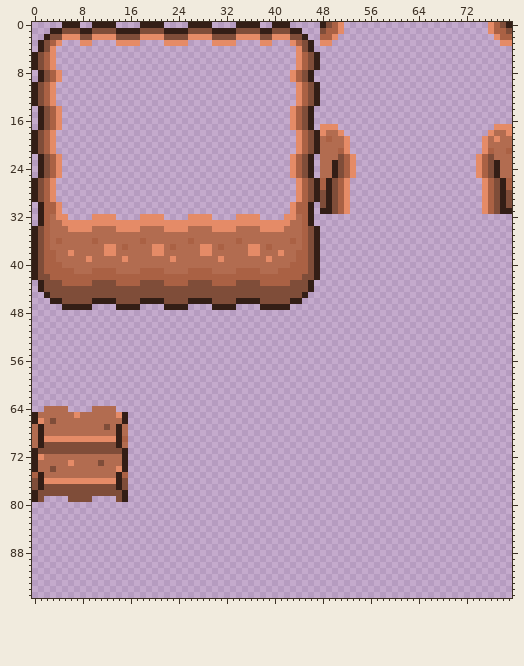
File history of a sprite sheet, rsrc/mountains/MountainBrown.png. Above is the file before it was changed.
The file is 80x96 pixels.
After the commit:
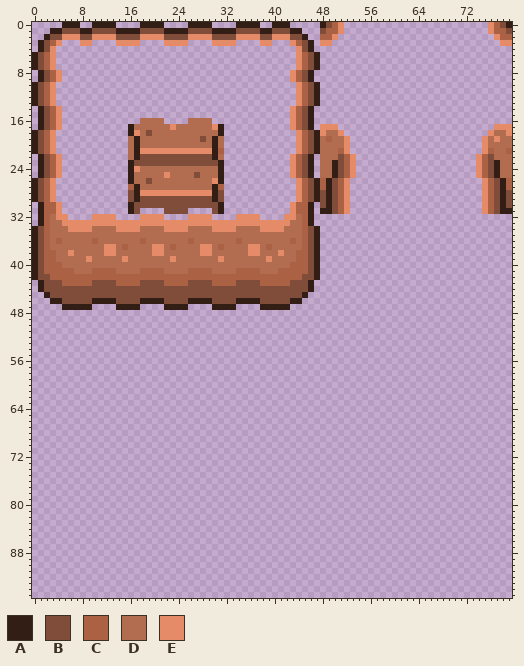
Palette (. is transparent): A #331e16  B #7f4d39  C #aa6144  D #b26c50  E #e58b67
The exact change:
@@ x 14..33 @@
 15 ....................
-16 ....................
-17 ....................
-18 ....................
-19 ....................
-20 ....................
-21 ....................
-22 ....................
-23 ....................
-24 ....................
-25 ....................
-26 ....................
-27 ....................
-28 ....................
-29 ....................
-30 ....................
-31 ....................
+16 ....DDDD....DDDD....
+17 ..ADDDDDDEDDDDDDEA..
+18 ..AEDBDDDDDDDDDDDA..
+19 ..DADDDDDDDDDDBDAD..
+20 ..DADDDDDDDDDDDDAD..
+21 ..DAEEEEEEEEEEEEAC..
+22 ..DABBBBBBBBBBBBAD..
+23 ..ABBBBBBBBBBBBBBA..
+24 ..AEDDDDDDDDDDDDDA..
+25 ..ADDDDDEDDDDBDDDA..
+26 ..ADDBDDDDDDDDDDEA..
+27 ..CADDDDDDDDDDDDAC..
+28 ..BAEEEEEEEEEEEEAB..
+29 ..BABBBBBBBBBBBBAB..
+30 ..ABBBBBBBBBBBBBBA..
+31 ..AB....BBBB....BA..
 32 ....EEEE....EEEE....
@@ x 0..17 @@
 63 ..................
-64 ..DDDD....DDDD....
-65 ADDDDDDEDDDDDDEA..
-66 AEDBDDDDDDDDDDDA..
-67 DADDDDDDDDDDBDAD..
-68 DADDDDDDDDDDDDAD..
-69 DAEEEEEEEEEEEEAC..
-70 DABBBBBBBBBBBBAD..
-71 ABBBBBBBBBBBBBBA..
-72 AEDDDDDDDDDDDDDA..
-73 ADDDDDEDDDDBDDDA..
-74 ADDBDDDDDDDDDDEA..
-75 CADDDDDDDDDDDDAC..
-76 BAEEEEEEEEEEEEAB..
-77 BABBBBBBBBBBBBAB..
-78 ABBBBBBBBBBBBBBA..
-79 AB....BBBB....BA..
+64 ..................
+65 ..................
+66 ..................
+67 ..................
+68 ..................
+69 ..................
+70 ..................
+71 ..................
+72 ..................
+73 ..................
+74 ..................
+75 ..................
+76 ..................
+77 ..................
+78 ..................
+79 ..................
 80 ..................
Where, in picture pixels (left, top, right, bottom), the same in both pictures:
added: (128, 118, 224, 214)
erased: (32, 406, 128, 502)
